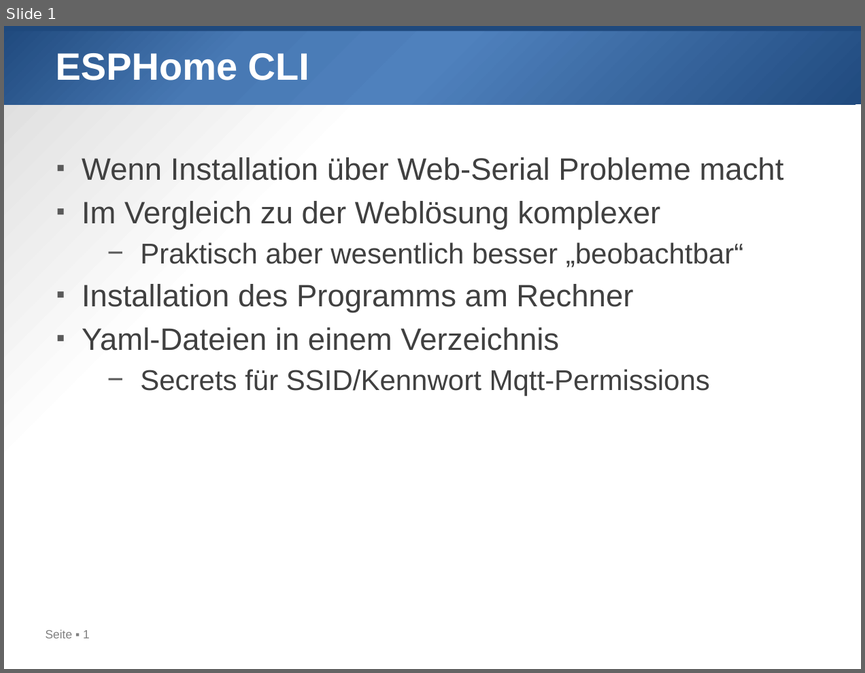
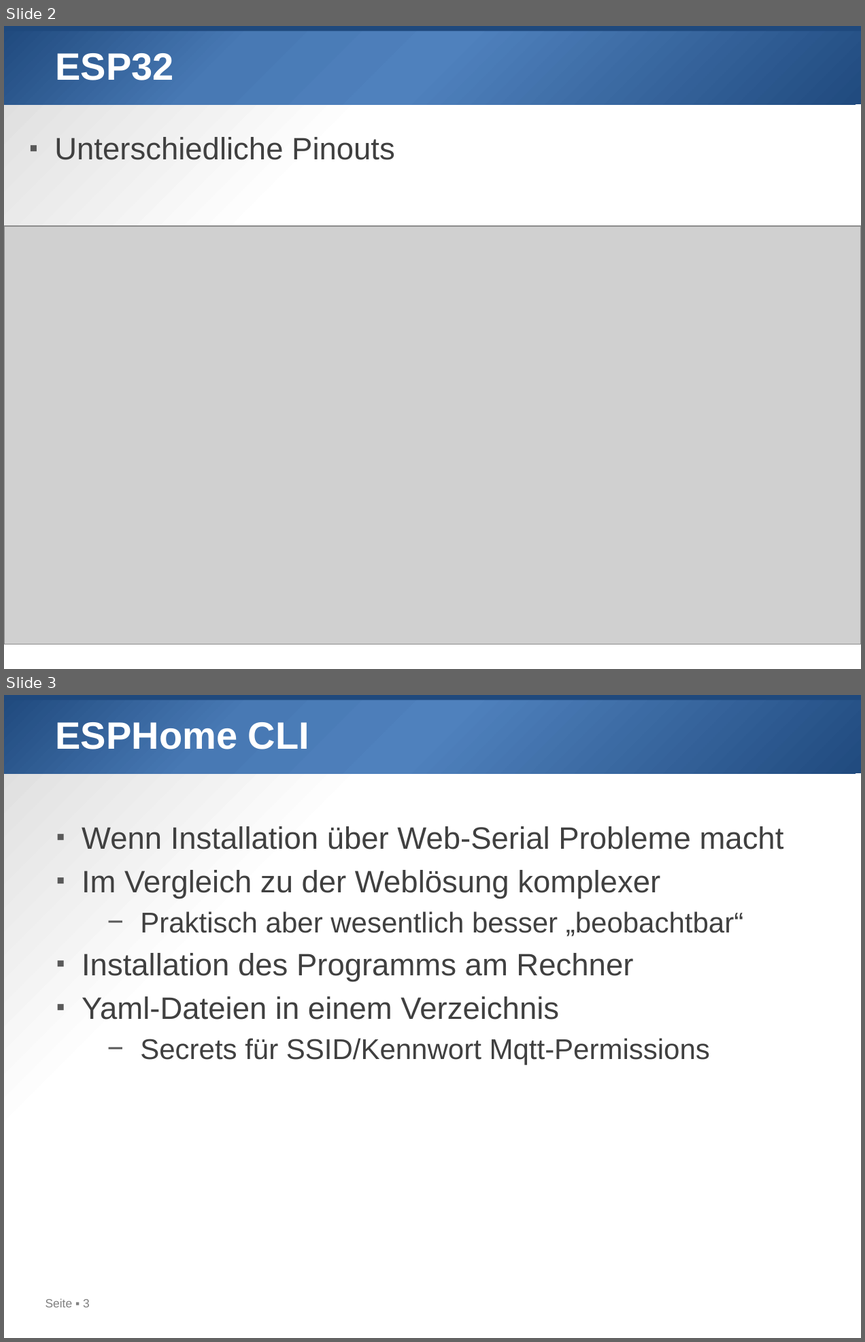
Before and after one commit to htl-leo/iot-samstag, a slide deck: 2014-11-23/esphome cli.pptx. Shown one above the other, each under a label of ours: slide 1 before the commit, slides 2 and 3 after it. The pictures are 865x673 and 865x1342 pixels, drawn with LibreOffice and Linux fonts; fonts in the diff are those of the drawing; grey boxes stand for pictures. Boxes give left, top, right and bottom in pixels: in the first picture for what was removed or moved away, otherwise in the second. Text is boxed around its words. In the diff, an @@ line names an element or a change of style, - is before the commit and + after.

```diff
--- a/2014-11-23/esphome cli.pptx
+++ b/2014-11-23/esphome cli.pptx
@@ slide 2 added at [4,26,861,669], background gradient #FFFFFF to #D9D9D9; not listed: 2 template elements that a slide beside it also shows @@
@@ title added at [56,53,174,80], 32 pt, text #FFFFFF, bold @@
+ESP32
@@ text added at [54,137,395,160], 26 pt, text #404040 @@
+▪ Unterschiedliche Pinouts
@@ picture added at [4,226,861,643] @@
@@ what was slide 1 is now slide 3 @@
@@ page number at [45,1298,90,1307]: text changed @@
-Seite ▪ 1
+Seite ▪ 3
```
Also in this commit, not shown: 1 other slide added, 1 other file.
